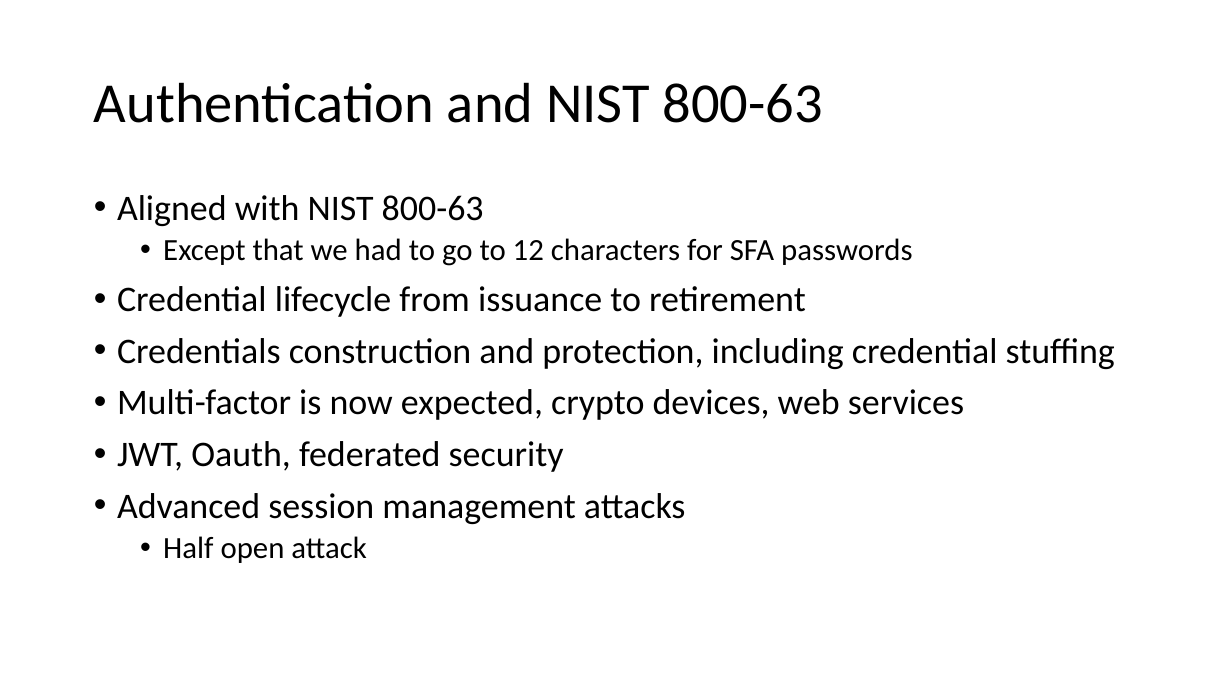
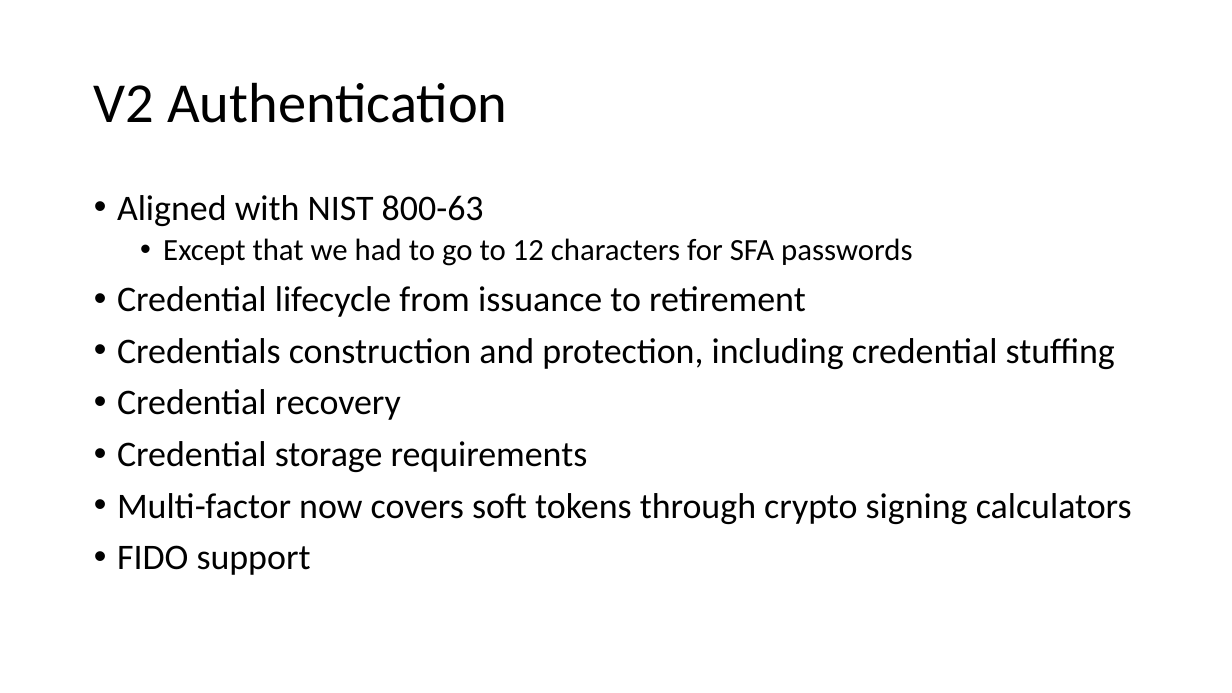
Before and after one commit to OWASP/ASVS, a slide deck: slide 16 of 4.0/presentations/NullCon 2019 ASVS 4.0 Release.pptx. Drawn at 1232x693 pixels with LibreOffice and Linux fonts; fonts in the diff are those of the drawing; background and template pictures are left out. Boxes give left, top, right and bottom in pixels: in the first picture for what was removed or moved away, otherwise in the second. Text is boxed around its words. In the diff, an @@ line names an element or a change of style, - is before the commit and + after.

```diff
--- a/4.0/presentations/NullCon 2019 ASVS 4.0 Release.pptx
+++ b/4.0/presentations/NullCon 2019 ASVS 4.0 Release.pptx
@@ title at [94, 82, 507, 123]: text changed @@
-Authentication and NIST 800-63
+V2 Authentication
@@ text at [117, 389, 1132, 575]: text changed @@
-• Multi-factor is now expected, crypto devices, web services
-• JWT, Oauth, federated security
-• Advanced session management attacks
-  • Half open attack
+• Credential recovery
+• Credential storage requirements
+• Multi-factor now covers soft tokens through crypto signing calculators
+• FIDO support
```
Also in this commit, not shown: 9 other slides changed, 5 slides added.
